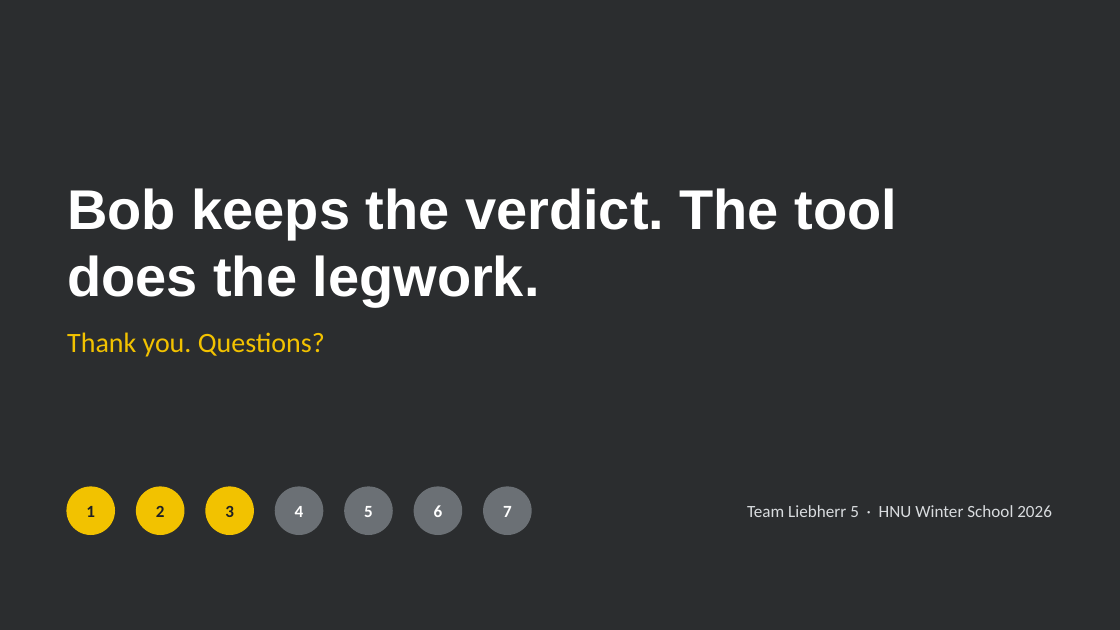
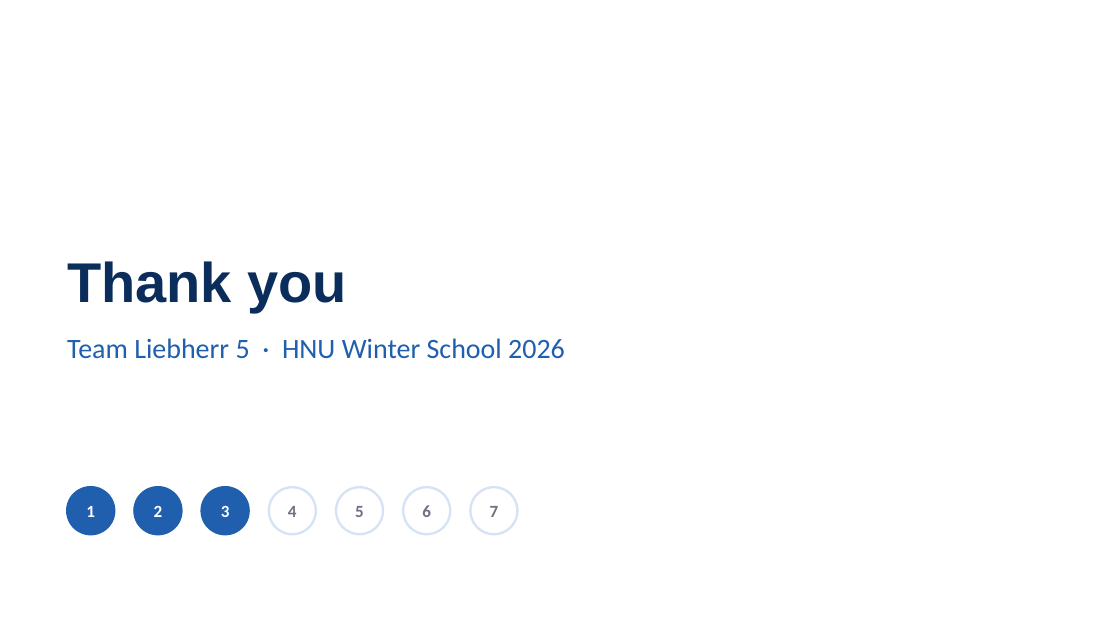
Before and after one commit to niv1999/liebherr-hackathon-2026, a slide deck: slide 15 of Liebherr5_DesignThinking_Journey.pptx (slide 18 before the commit). Drawn at 1120x630 pixels with LibreOffice and Linux fonts; fonts in the diff are those of the drawing. Boxes give left, top, right and bottom in pixels: in the first picture for what was removed or moved away, otherwise in the second. Text is boxed around its words. In the diff, an @@ line names an element or a change of style, - is before the commit and + after.

```diff
--- a/Liebherr5_DesignThinking_Journey.pptx
+++ b/Liebherr5_DesignThinking_Journey.pptx
@@ background #2B2D2F to #FFFFFF @@
@@ title removed at <box>67,188,897,306</box> @@
-Bob keeps the verdict. The tool does the legwork.
@@ title added at <box>67,261,346,312</box>, 36 pt, text #0B2D5B, bold @@
+Thank you
@@ text "Team Liebherr 5 · HNU ...": place and size @@
-text "Team Liebherr 5 · HNU ..." at <box>747,505,1052,517</box>
+text "Team Liebherr 5 · HNU ..." at <box>67,338,565,359</box>
@@ text "Team Liebherr 5 · HNU ..." at <box>67,338,565,359</box>: size 11 to 18 pt, text colour #D9DCDF to #1F5FAD; alignment right to left; more space between paragraphs; vertical alignment middle to top @@
@@ text removed at <box>67,332,325,357</box> @@
-Thank you. Questions?
@@ text colour #1F2124 to #FFFFFF in 3 elements at <box>86,506,95,517</box>, <box>154,506,163,517</box>, <box>221,506,230,517</box> @@
@@ fill #F2C200 to #1F5FAD; outline #F2C200 1 pt to #1F5FAD 1.5 pt in 3 elements at <box>67,487,114,534</box>, <box>134,487,181,534</box>, <box>202,487,249,534</box> @@
@@ 2 ellipses, 1 text: place and size @@
-2 ellipses, 1 text at <box>206,487,323,534</box>
+2 ellipses, 1 text at <box>202,487,316,534</box>
@@ 2 texts, 2 ellipses: place and size @@
-2 texts, 2 ellipses at <box>345,487,461,534</box>
+2 texts, 2 ellipses at <box>336,487,450,534</box>
@@ text colour #FFFFFF to #6B7280 in 4 elements at <box>288,506,297,517</box>, <box>355,506,364,517</box>, <box>422,505,431,517</box>, <box>490,506,499,517</box> @@
@@ text "7": place and size @@
-text "7" at <box>503,506,512,517</box>
+text "7" at <box>490,506,499,517</box>
@@ ellipse: place and size @@
-ellipse at <box>484,487,531,534</box>
+ellipse at <box>470,487,517,534</box>
@@ fill #6B7075 to #FFFFFF; outline #6B7075 1 pt to #D6E3F5 1.5 pt in 4 elements at <box>269,487,316,534</box>, <box>336,487,383,534</box>, <box>403,487,450,534</box>, <box>470,487,517,534</box> @@
```
Also in this commit, not shown: 9 other slides changed, 5 slides added, 8 slides removed, 1 other file.
